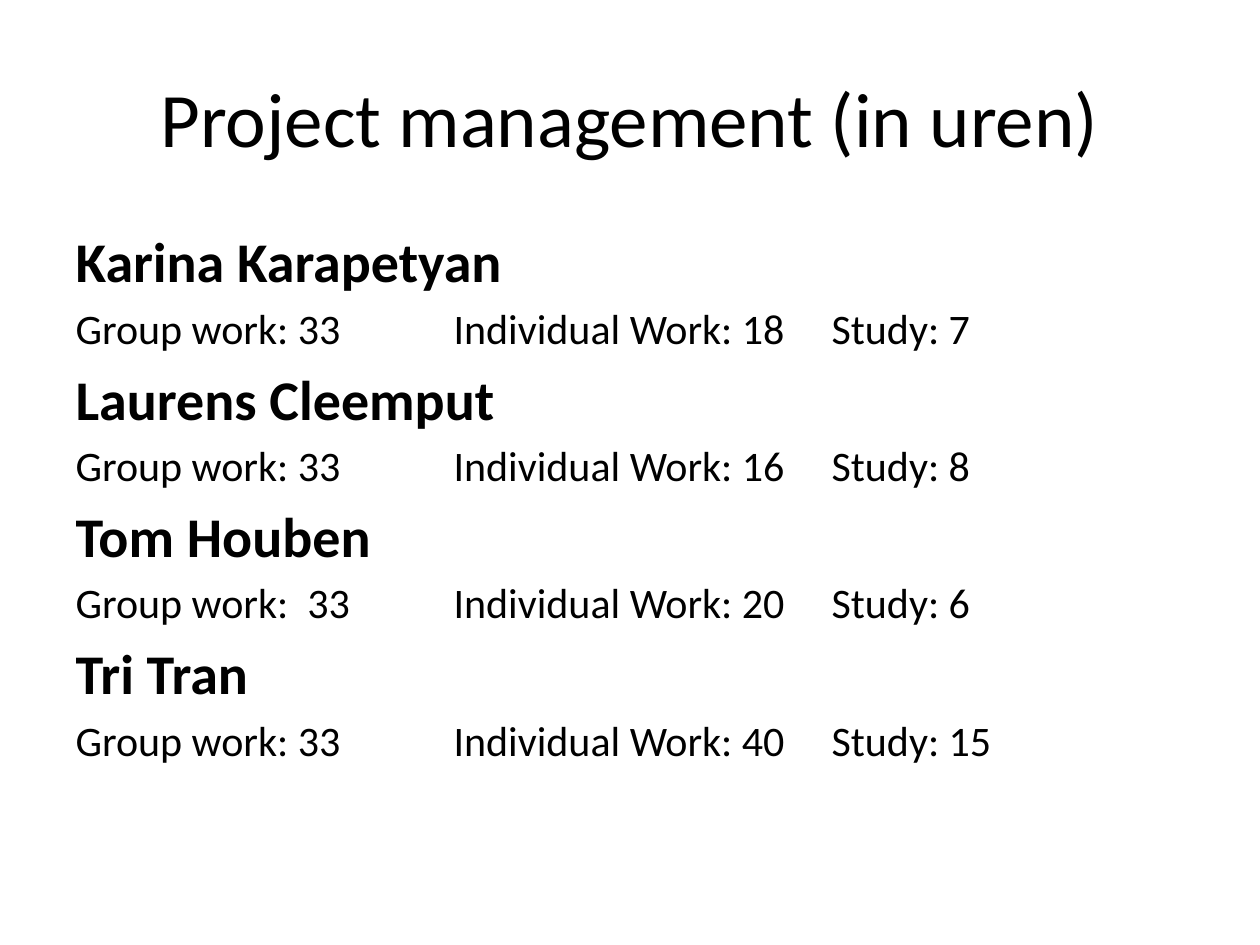
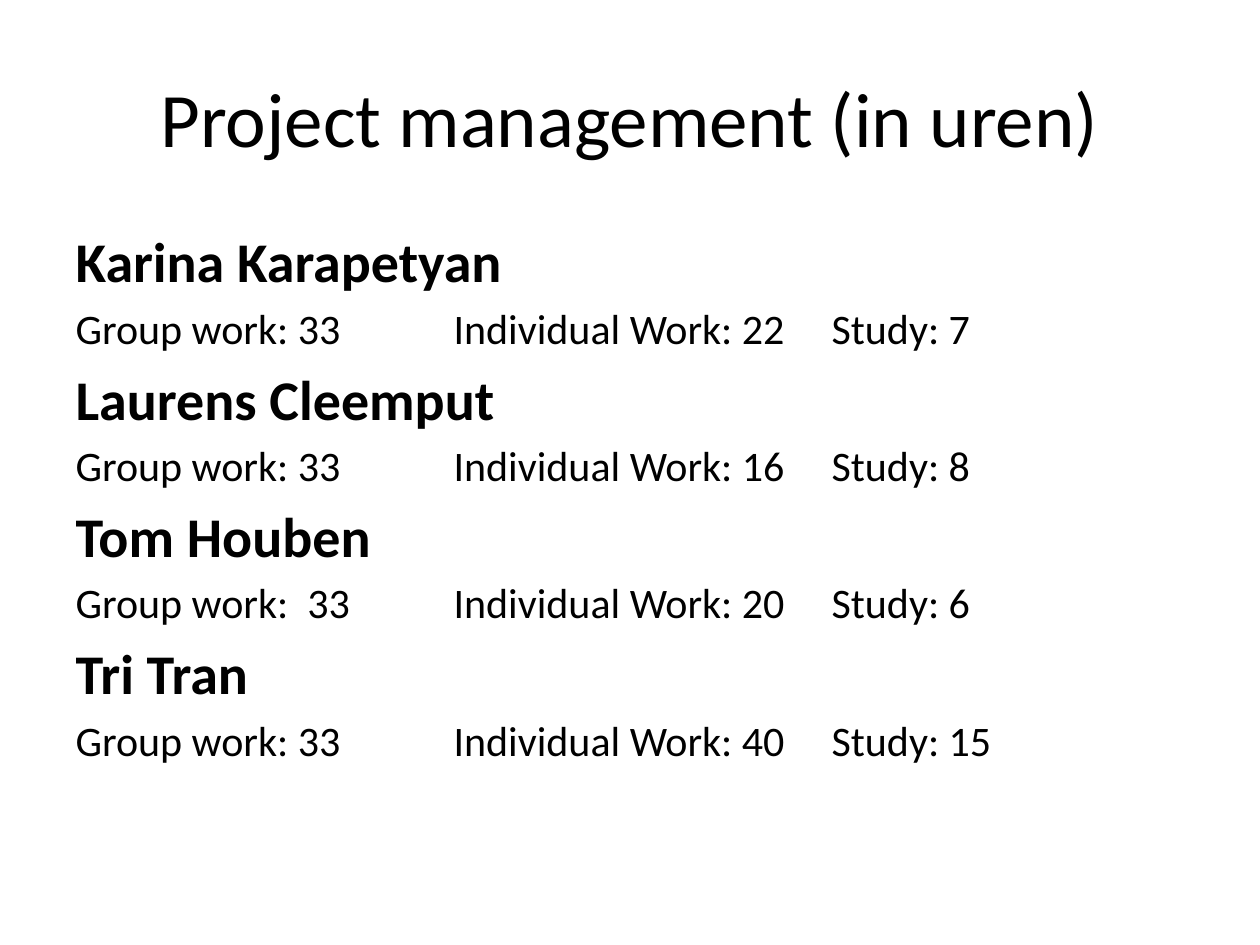
Before and after one commit to Nickelium/Software-Development, a slide deck: slide 7 of presentatie/SWOP Presentatie Inhoud.pptx. Drawn at 1260x945 pixels with LibreOffice and Linux fonts; fonts in the diff are those of the drawing. Boxes give left, top, right and bottom in pixels: in the first picture for what was removed or moved away, otherwise in the second. Text is boxed around its words. In the diff, an @@ line names an element or a change of style, - is before the commit and + after.

Commit message:
Time table small change

```diff
--- a/presentatie/SWOP Presentatie Inhoud.pptx
+++ b/presentatie/SWOP Presentatie Inhoud.pptx
@@ text at box(76, 314, 970, 351): text changed @@
-Group work: 33 Individual Work: 18 Study: 7
+Group work: 33 Individual Work: 22 Study: 7
```
